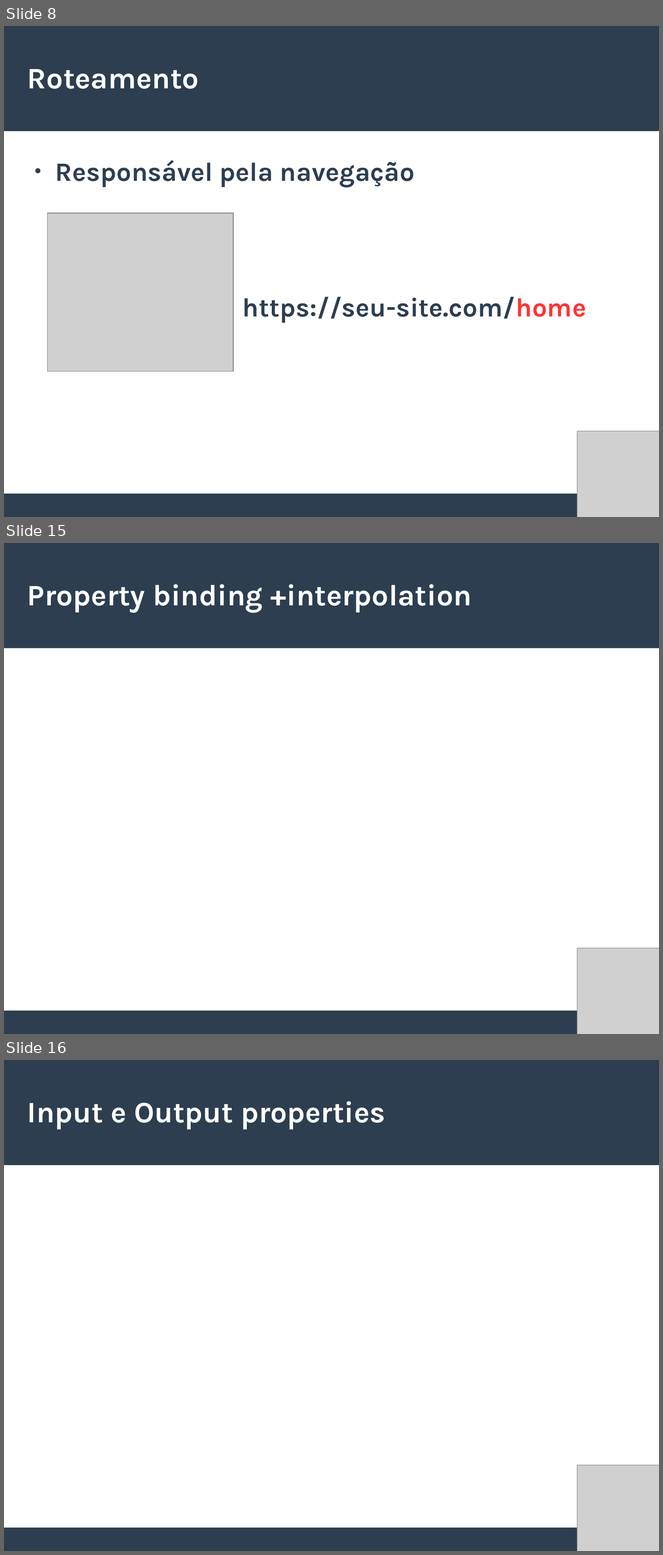
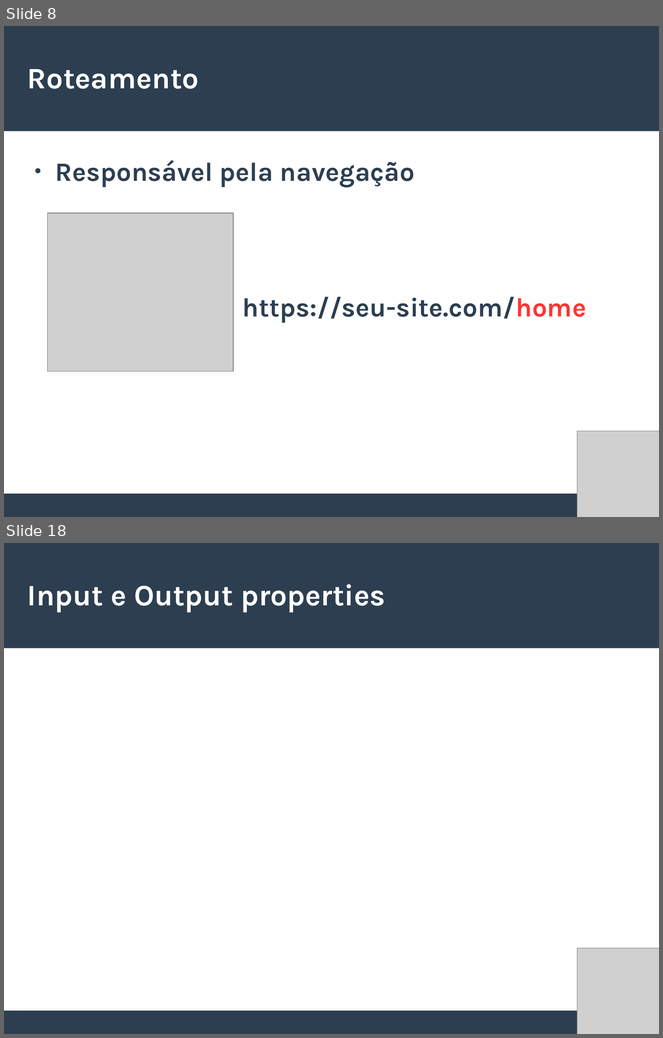
Before and after one commit to willianmarquesfreire/AulasAngular2, a slide deck: Slides.odp. Shown one above the other, each under a label of ours: slides 8, 15 and 16 before the commit, slides 8 and 18 after it; the slides between them are not shown. The pictures are 663x1555 and 663x1038 pixels, drawn with LibreOffice and Linux fonts; fonts in the diff are those of the drawing; grey boxes stand for pictures. Boxes give left, top, right and bottom in pixels: in the first picture for what was removed or moved away, otherwise in the second. Text is boxed around its words. In the diff, an @@ line names an element or a change of style, - is before the commit and + after.

```diff
--- a/Slides.odp
+++ b/Slides.odp
@@ slide 15 removed at (4, 543, 659, 1034), background #FFFFFF; not listed: 2 template elements that a slide beside it also shows @@
@@ title removed at (27, 584, 472, 613) @@
-Property binding +interpolation
@@ picture removed at (578, 949, 659, 1034) @@
@@ what was slide 16 is now slide 18 @@
```
Also in this commit, not shown: 4 slides changed, 5 slides added, 2 other slides removed, 41 other files.
